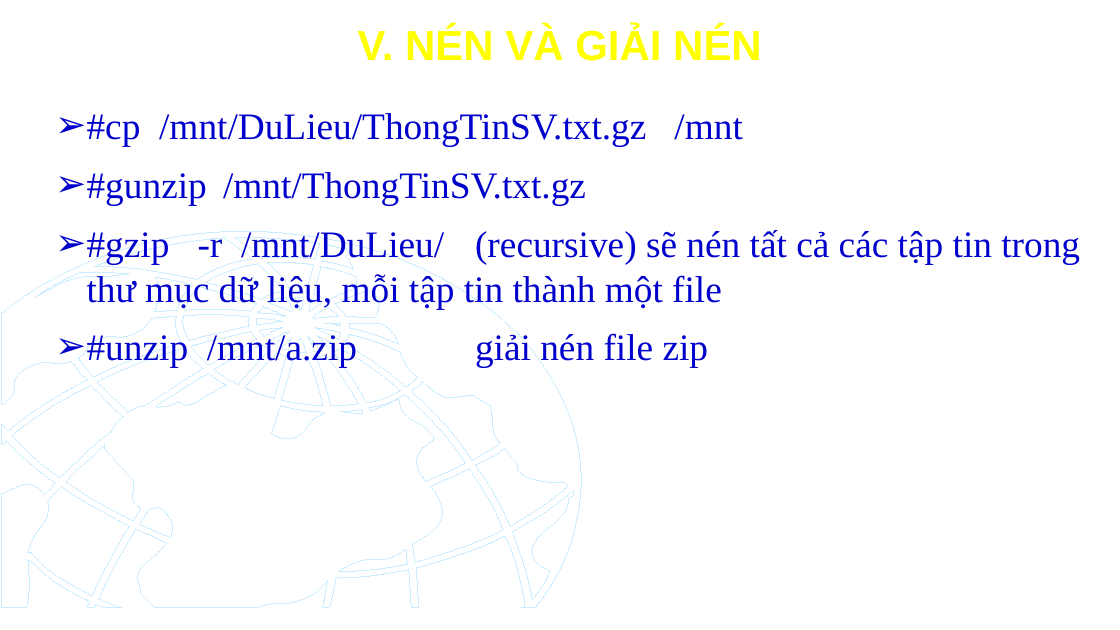
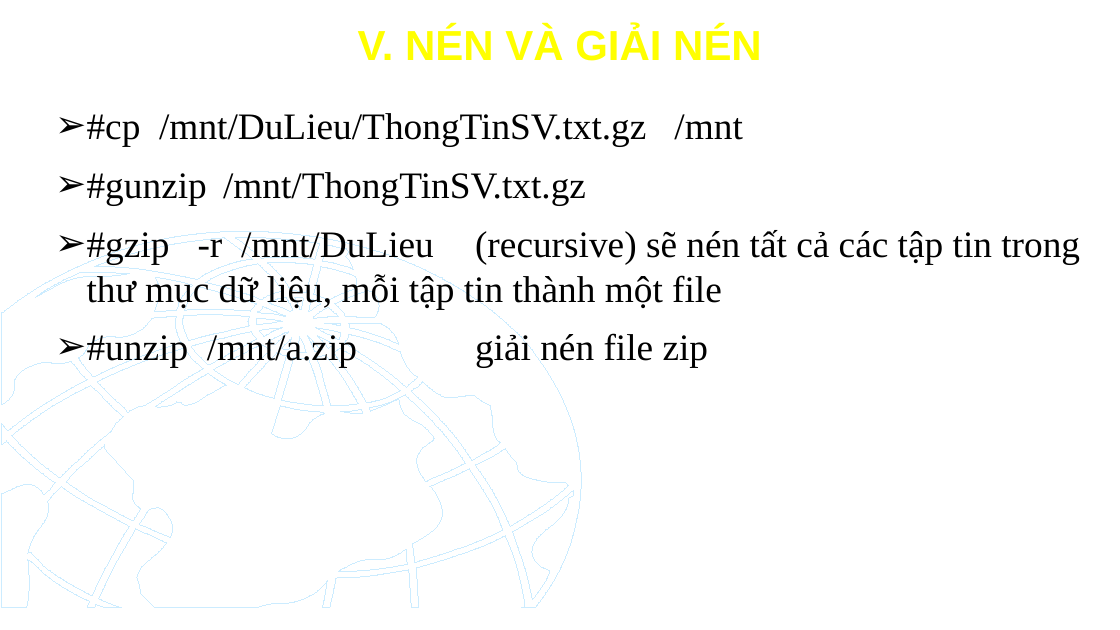
Before and after one commit to TikTzuki/SGU-Project, a slide deck: slide 32 of Open Source OS/CHƯƠNG 2.pptx. Drawn at 1120x630 pixels with LibreOffice and Linux fonts; fonts in the diff are those of the drawing; background and template pictures are left out. Boxes give left, top, right and bottom in pixels: in the first picture for what was removed or moved away, otherwise in the second. Text is boxed around its words. In the diff, an @@ line names an element or a change of style, - is before the commit and + after.

```diff
--- a/Open Source OS/CHƯƠNG 2.pptx
+++ b/Open Source OS/CHƯƠNG 2.pptx
@@ text at box(87, 113, 742, 368): text colour #0000CC to #000000 in "#cp /mnt/DuLieu/ThongTinSV.txt.gz /mnt", "#gunzip /mnt/ThongTinSV.txt.gz", "#unzip /mnt/a.zip giải nén file zip" @@
@@ text at box(87, 230, 1080, 309): text changed; text colour #0000CC to #000000 @@
-➢ #gzip -r /mnt/DuLieu/ (recursive) sẽ nén tất cả các tập tin trong thư mục dữ liệu, mỗi tập tin thành một file
+➢ #gzip -r /mnt/DuLieu (recursive) sẽ nén tất cả các tập tin trong thư mục dữ liệu, mỗi tập tin thành một file
```
Also in this commit, not shown: 53 other slides changed, 11 other files.
